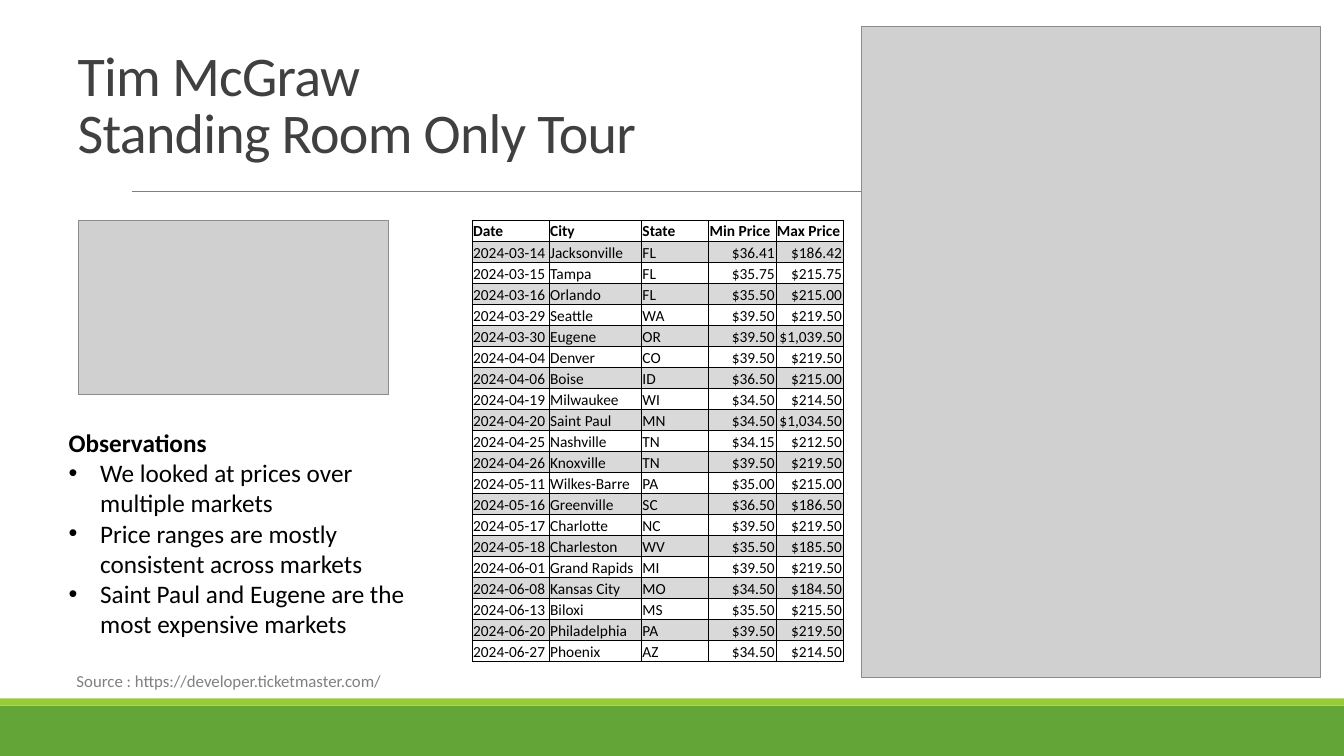
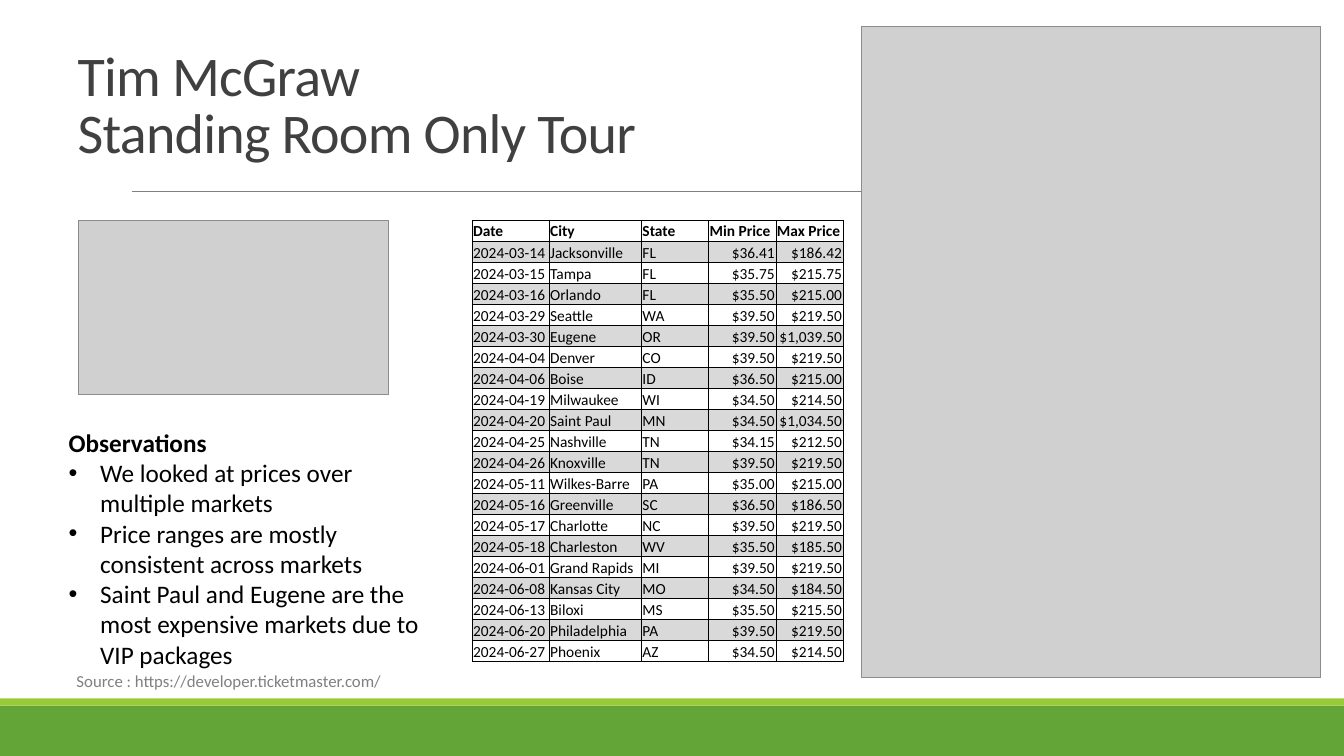
Before and after one commit to jodylarson310/module7-project, a slide deck: slide 7 of Support_Live_Music_Project1_Group4.pptx. Drawn at 1344x756 pixels with LibreOffice and Linux fonts; fonts in the diff are those of the drawing; grey boxes stand for pictures. Boxes give left, top, right and bottom in pixels: in the first picture for what was removed or moved away, otherwise in the second. Text is boxed around its words. In the diff, an @@ line names an element or a change of style, - is before the commit and + after.

```diff
--- a/Support_Live_Music_Project1_Group4.pptx
+++ b/Support_Live_Music_Project1_Group4.pptx
@@ text at bbox=[100, 585, 418, 669]: text changed @@
-• Saint Paul and Eugene are the most expensive markets
+• Saint Paul and Eugene are the most expensive markets due to VIP packages
```
Also in this commit, not shown: 7 other slides changed, 8 slides added.
